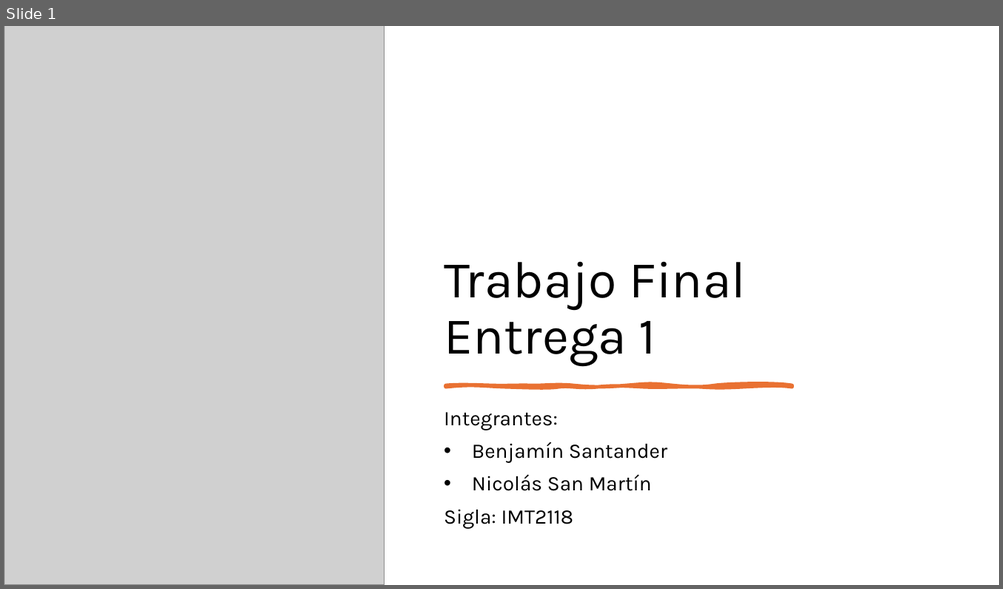
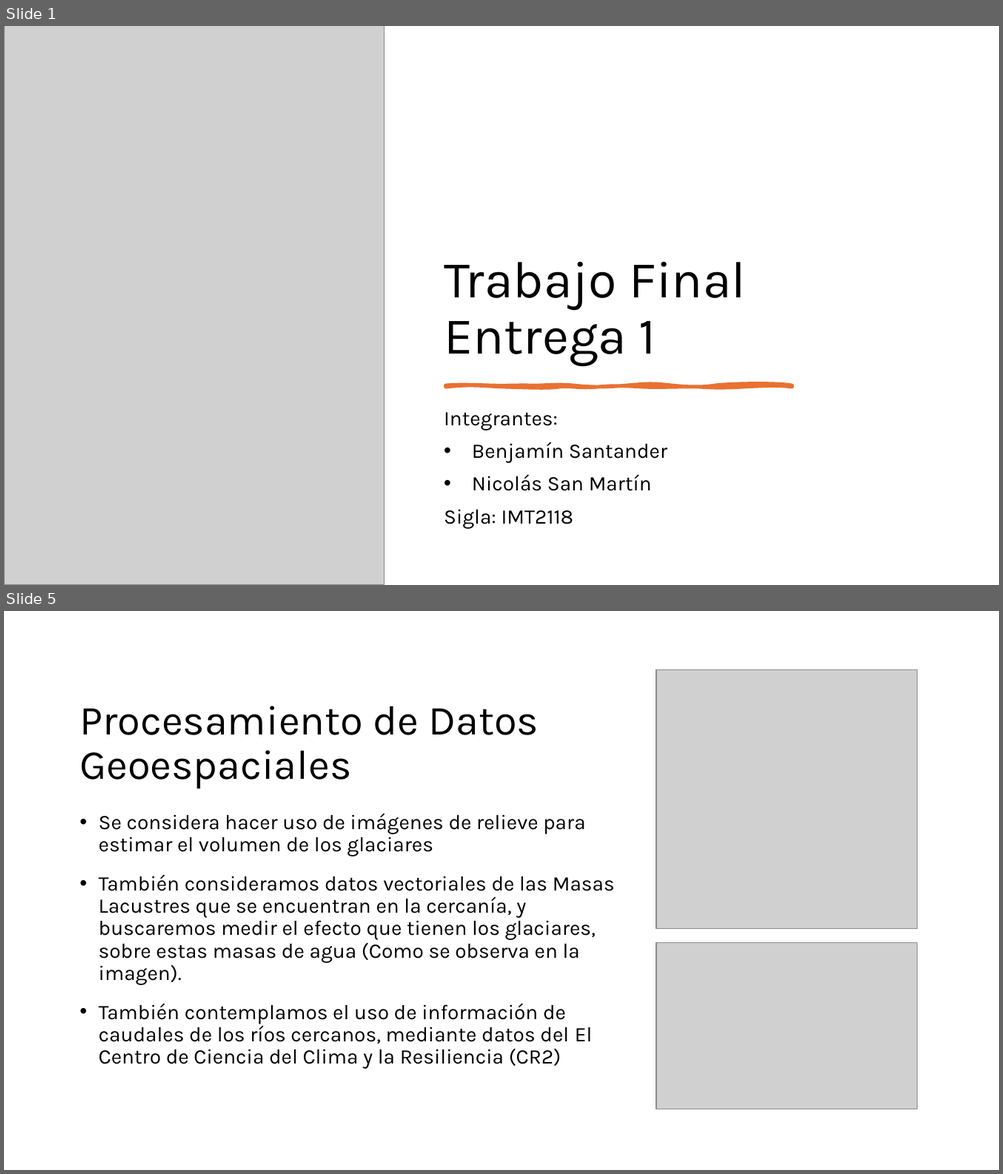
Before and after one commit to Benjaminsantander/Proyecto-GeoEspacial, a slide deck: Entrega 1/Ppt/Template P E1.pptx. Shown one above the other, each under a label of ours: slide 1 before the commit, slides 1 and 5 after it; the slides between them are not shown. The pictures are 1003x589 and 1003x1174 pixels, drawn with LibreOffice and Linux fonts; fonts in the diff are those of the drawing; grey boxes stand for pictures. Boxes give left, top, right and bottom in pixels: in the first picture for what was removed or moved away, otherwise in the second. Text is boxed around its words. In the diff, an @@ line names an element or a change of style, - is before the commit and + after.

```diff
--- a/Entrega 1/Ppt/Template P E1.pptx
+++ b/Entrega 1/Ppt/Template P E1.pptx
@@ slide 5 added at (x1=4, y1=611, x2=999, y2=1170), background #FFFFFF @@
@@ picture added at (x1=656, y1=670, x2=916, y2=930) @@
@@ title added at (x1=79, y1=706, x2=538, y2=789), 40 pt, text #000000 @@
+Procesamiento de Datos Geoespaciales
@@ text added at (x1=99, y1=813, x2=614, y2=1069), 20 pt, text #000000 @@
+• Se considera hacer uso de imágenes de relieve para estimar el volumen de los glaciares
+• También consideramos datos vectoriales de las Masas Lacustres que se encuentran en la cercanía, y buscaremos medir el efecto que tienen los glaciares, sobre estas masas de agua (Como se observa en la imagen).
+• También contemplamos el uso de información de caudales de los ríos cercanos, mediante datos del El Centro de Ciencia del Clima y la Resiliencia (CR2)
@@ picture added at (x1=656, y1=943, x2=916, y2=1111) @@
```
Also in this commit, not shown: 5 slides changed, 2 other files.
